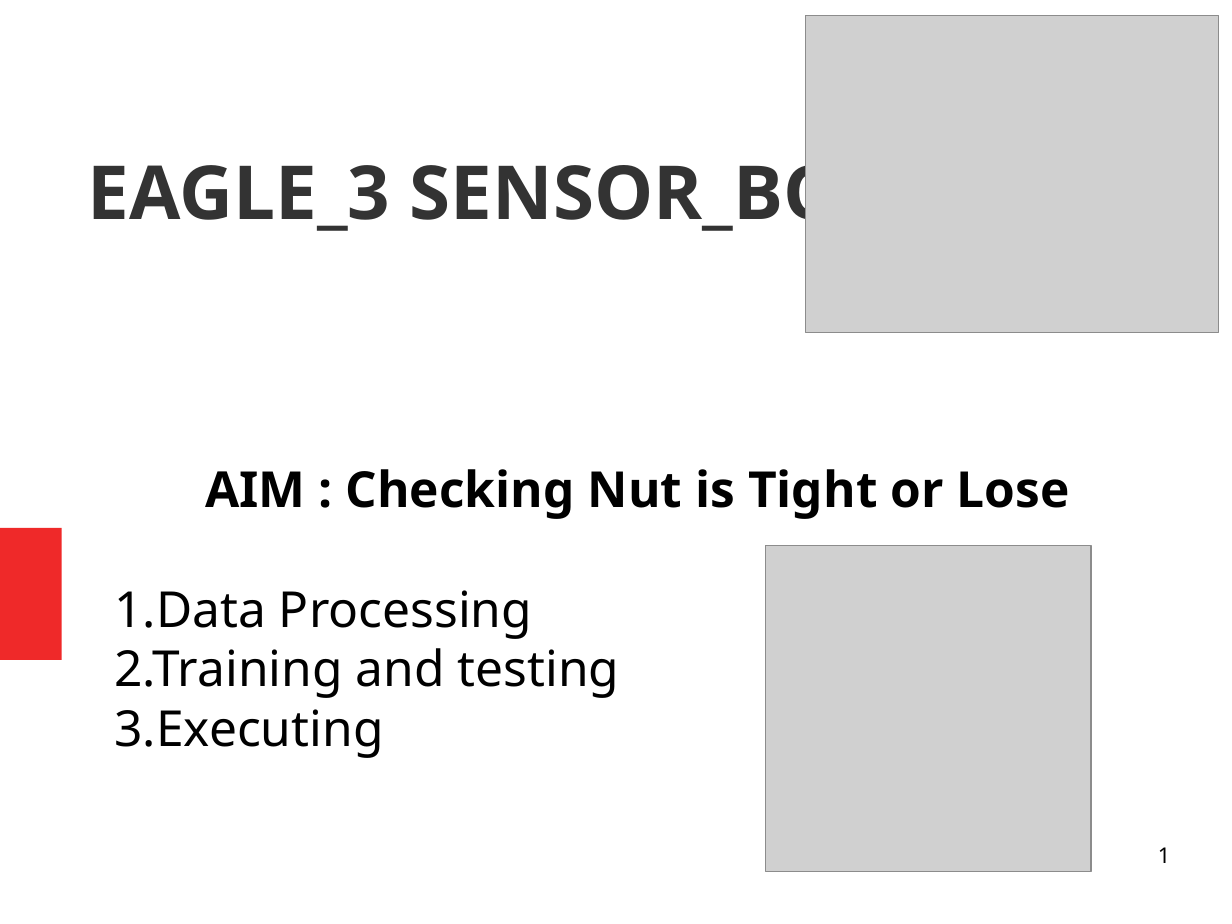
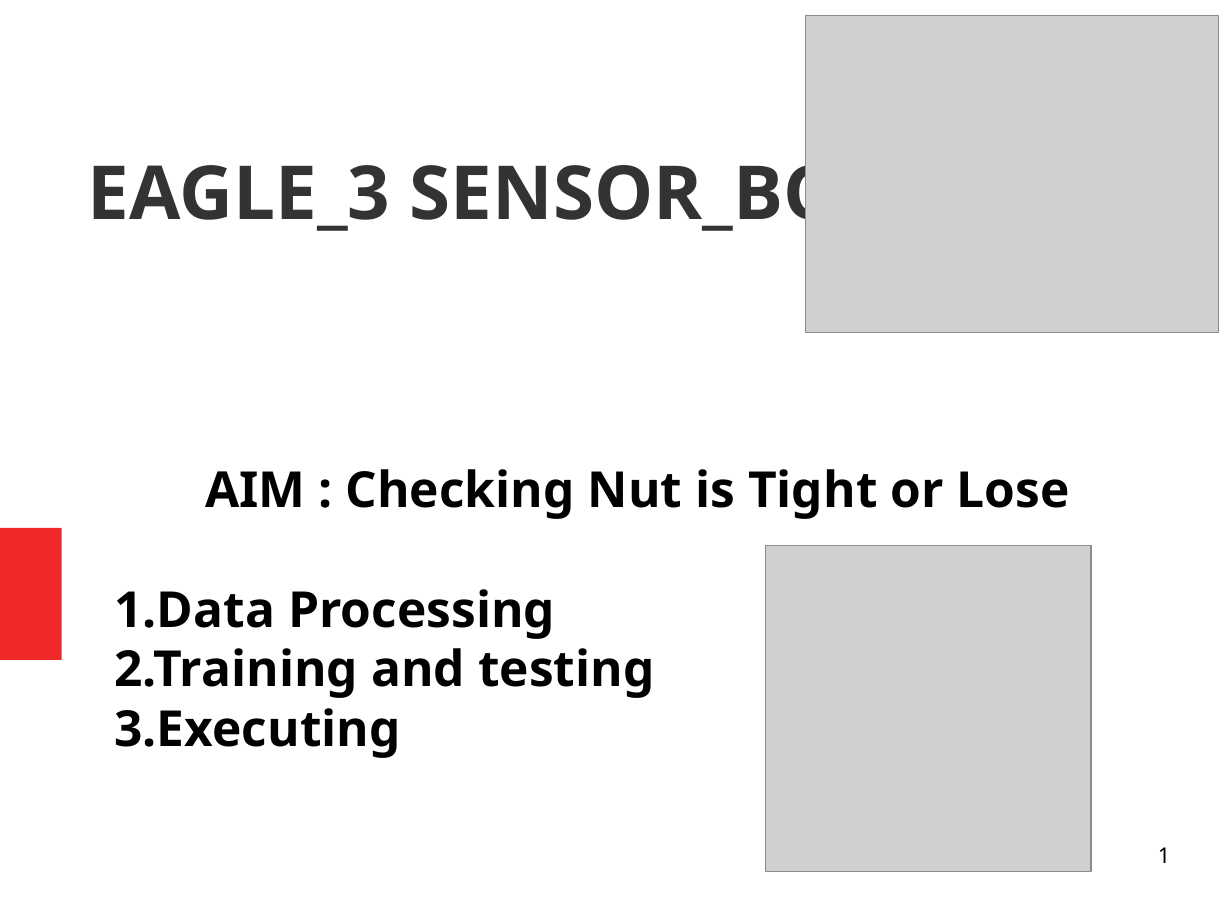
Before and after one commit to vimalv-AI/Redspectra, a slide deck: slide 1 of QMAX_EAGLE_3/doc/Presentations/1_Eagle_Doc.odp. Drawn at 1232x924 pixels with LibreOffice and Linux fonts; fonts in the diff are those of the drawing; grey boxes stand for pictures. Boxes give left, top, right and bottom in pixels: in the first picture for what was removed or moved away, otherwise in the second. Text is boxed around its words. In the diff, an @@ line names an element or a change of style, - is before the commit and + after.

```diff
--- a/QMAX_EAGLE_3/doc/Presentations/1_Eagle_Doc.odp
+++ b/QMAX_EAGLE_3/doc/Presentations/1_Eagle_Doc.odp
@@ subtitle at [114,589,654,758]: bold on in "1.Data Processing", "2.Training and testing", "3.Executing" @@
```
Also in this commit, not shown: 5 other slides changed, 1 slide added, 2 slides removed, 2 other files.
